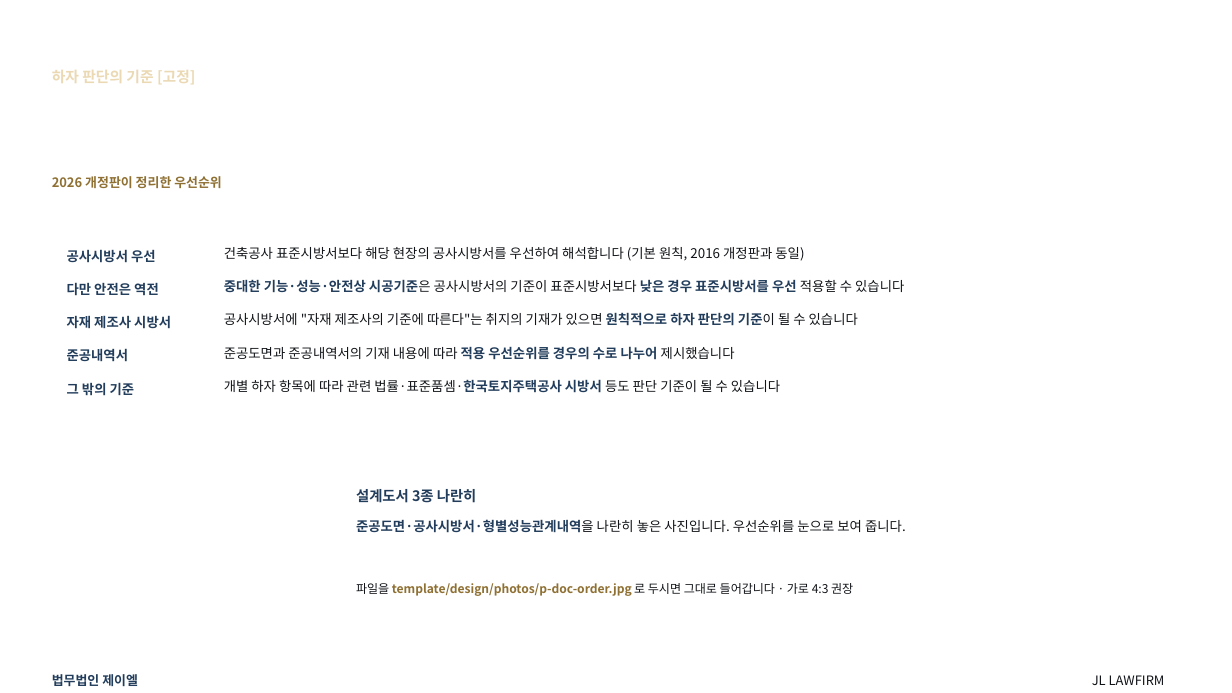
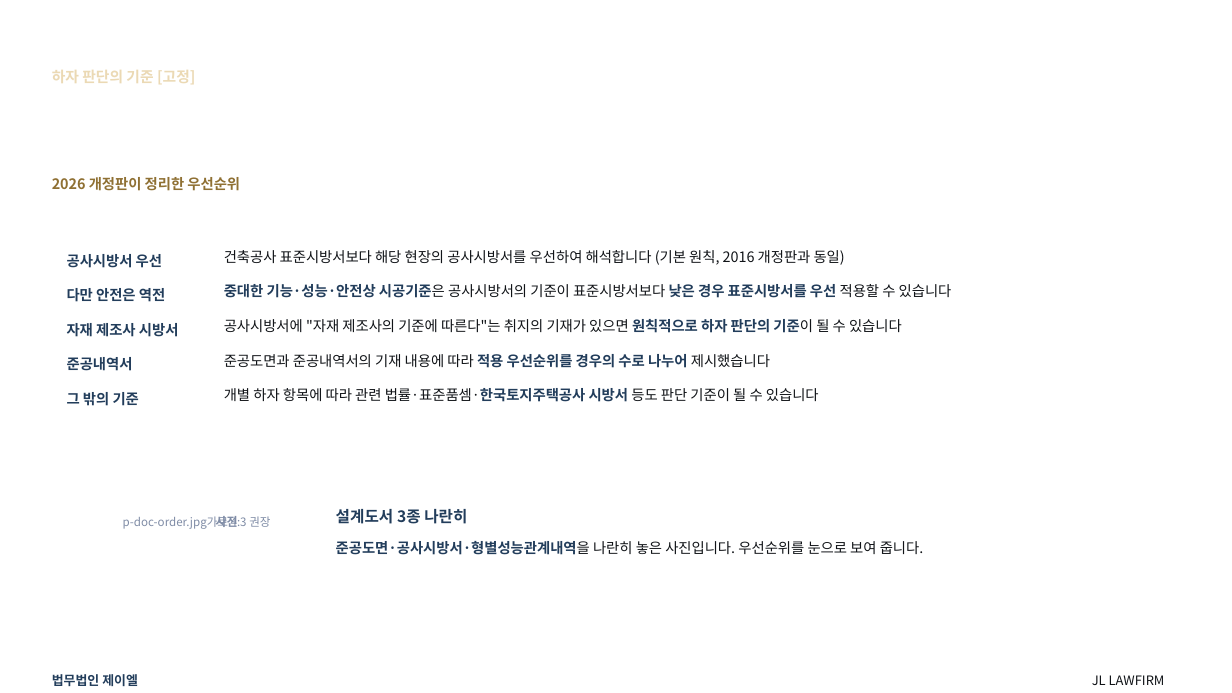
Before and after one commit to kingjin77-rgb/jl-magazine, a slide deck: slide 25 of template/design/preview/JL_하자소송_기본제안서.pptx. Drawn at 1232x693 pixels with LibreOffice and Linux fonts; fonts in the diff are those of the drawing; background and template pictures are left out. Boxes give left, top, right and bottom in pixels: in the first picture for what was removed or moved away, otherwise in the second. Text is boxed around its words. In the diff, an @@ line names an element or a change of style, - is before the commit and + after.

```diff
--- a/template/design/preview/JL_하자소송_기본제안서.pptx
+++ b/template/design/preview/JL_하자소송_기본제안서.pptx
@@ text "2026 개정판이 정리한 우선순위" at [52,177,240,191]: size 10.1 to 11.2 pt; line spacing 14.1pt to 15.6pt @@
@@ text "기준" at [53,205,267,252]: size 10.8 to 11.5 pt; line spacing 15.1pt to 16.1pt @@
@@ text "내용" at [210,205,1232,252]: size 10.8 to 11.5 pt; line spacing 15.1pt to 16.1pt @@
@@ text "준공내역서": place and size @@
-text "준공내역서" at [67,348,129,362]
+text "준공내역서" at [67,357,133,371]
@@ text "준공도면과 준공내역서의 기재 내용에 따라 ...": place and size @@
-text "준공도면과 준공내역서의 기재 내용에 따라 ..." at [224,346,735,360]
+text "준공도면과 준공내역서의 기재 내용에 따라 ..." at [224,354,770,368]
@@ text "그 밖의 기준": place and size @@
-text "그 밖의 기준" at [67,382,135,396]
+text "그 밖의 기준" at [67,392,139,406]
@@ size 10.4 to 11.2 pt; line spacing 15.7pt to 16.7pt in 10 elements at [67,254,162,268], [67,288,165,302], [67,323,179,337], [67,357,133,371], [67,392,139,406], [224,250,845,265], [224,284,952,298], [224,319,902,333], [224,354,770,368], [224,388,819,402] @@
@@ text "개별 하자 항목에 따라 관련 ...": place and size @@
-text "개별 하자 항목에 따라 관련 ..." at [224,379,780,393]
+text "개별 하자 항목에 따라 관련 ..." at [224,388,819,402]
@@ text "설계도서 3종 나란히": place and size @@
-text "설계도서 3종 나란히" at [356,489,477,503]
+text "설계도서 3종 나란히" at [336,509,467,524]
@@ text "설계도서 3종 나란히" at [336,509,467,524]: size 11.2 to 12.2 pt; line spacing 15.6pt to 17.1pt @@
@@ text added at [123,516,270,529], 9 pt, text #7F8CA6 @@
+p-doc-order.jpg가로 4:3 권장
@@ text added at [216,516,238,527], 9.4 pt, text #7F8CA6, bold @@
+사진
@@ text "준공도면·공사시방서·형별성능관계내역을 나란히 놓은 사진입니다. 우선순위를 ...": place and size @@
-text "준공도면·공사시방서·형별성능관계내역을 나란히 놓은 사진입니다. 우선순위를 ..." at [356,519,906,533]
+text "준공도면·공사시방서·형별성능관계내역을 나란히 놓은 사진입니다. 우선순위를 ..." at [336,541,924,555]
@@ text "준공도면·공사시방서·형별성능관계내역을 나란히 놓은 사진입니다. 우선순위를 ..." at [336,541,924,555]: size 10.4 to 11.2 pt; line spacing 17.7pt to 19pt @@
@@ text removed at [356,583,853,596] @@
-파일을 template/design/photos/p-doc-order.jpg 로 두시면 그대로 들어갑니다 · 가로 4:3 권장
```
Also in this commit, not shown: 81 other slides changed, 4 slides added, 2 other files.
